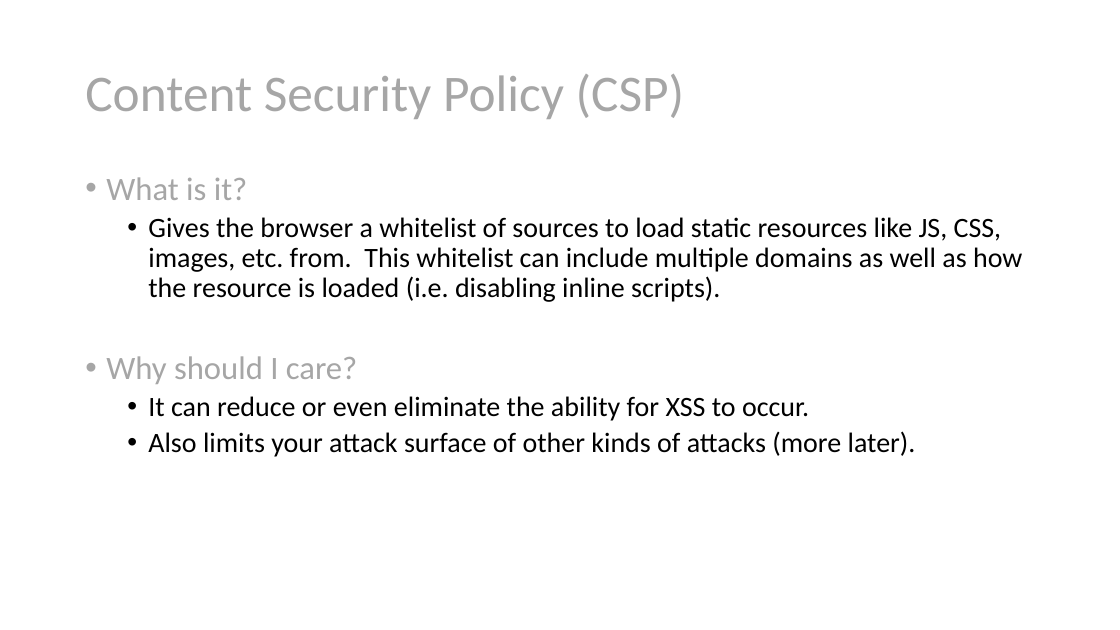
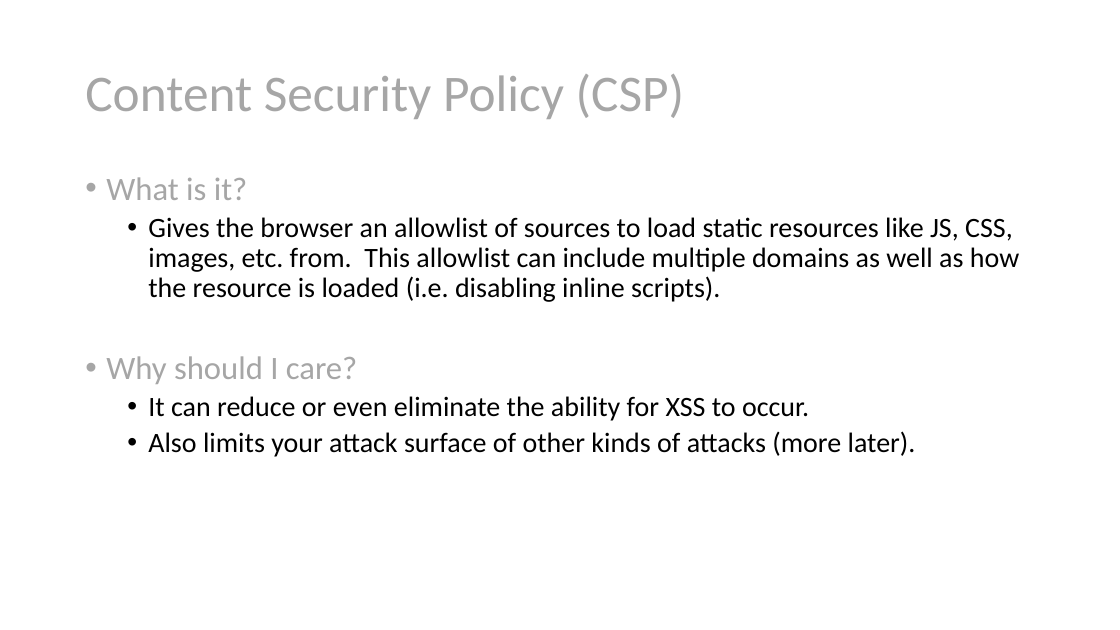
Before and after one commit to scottsauber/security-headers-talk, a slide deck: slide 32 of Security Headers Explained.pptx (slide 37 before the commit). Drawn at 1120x630 pixels with LibreOffice and Linux fonts; fonts in the diff are those of the drawing. Boxes give left, top, right and bottom in pixels: in the first picture for what was removed or moved away, otherwise in the second. Text is boxed around its words. In the diff, an @@ line names an element or a change of style, - is before the commit and + after.

Commit message:
ppt updates

```diff
--- a/Security Headers Explained.pptx
+++ b/Security Headers Explained.pptx
@@ text at (x1=148, y1=217, x2=1019, y2=302): text changed @@
-  • Gives the browser a whitelist of sources to load static resources like JS, CSS, images, etc. from. This whitelist can include multiple domains as well as how the resource is loaded (i.e. disabling inline scripts).
+  • Gives the browser an allowlist of sources to load static resources like JS, CSS, images, etc. from. This allowlist can include multiple domains as well as how the resource is loaded (i.e. disabling inline scripts).
```
Also in this commit, not shown: 9 other slides changed, 5 slides removed, 2 other files.
